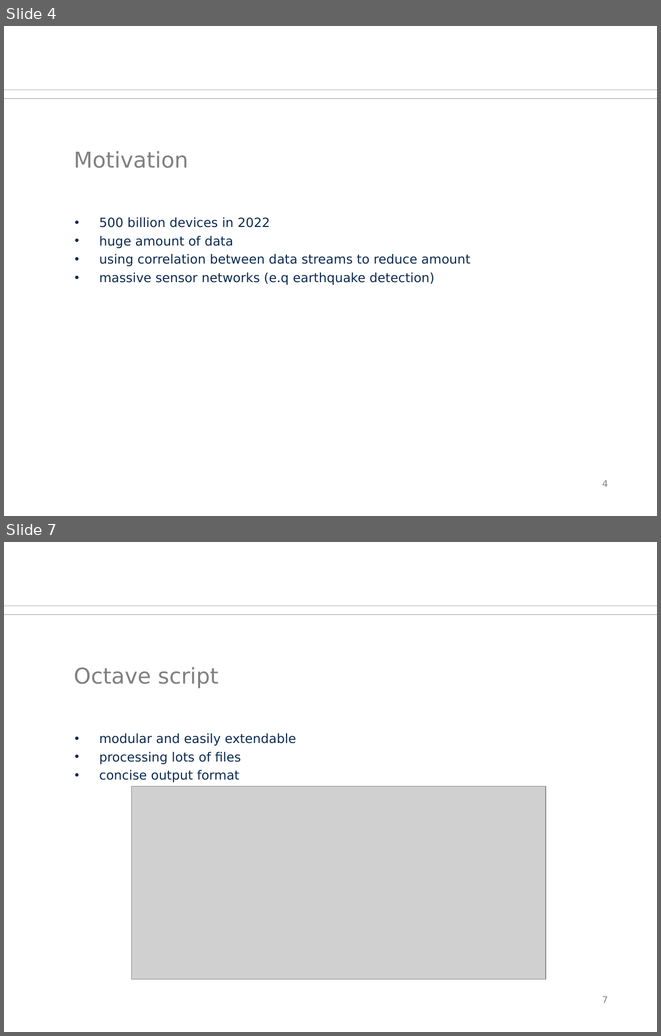
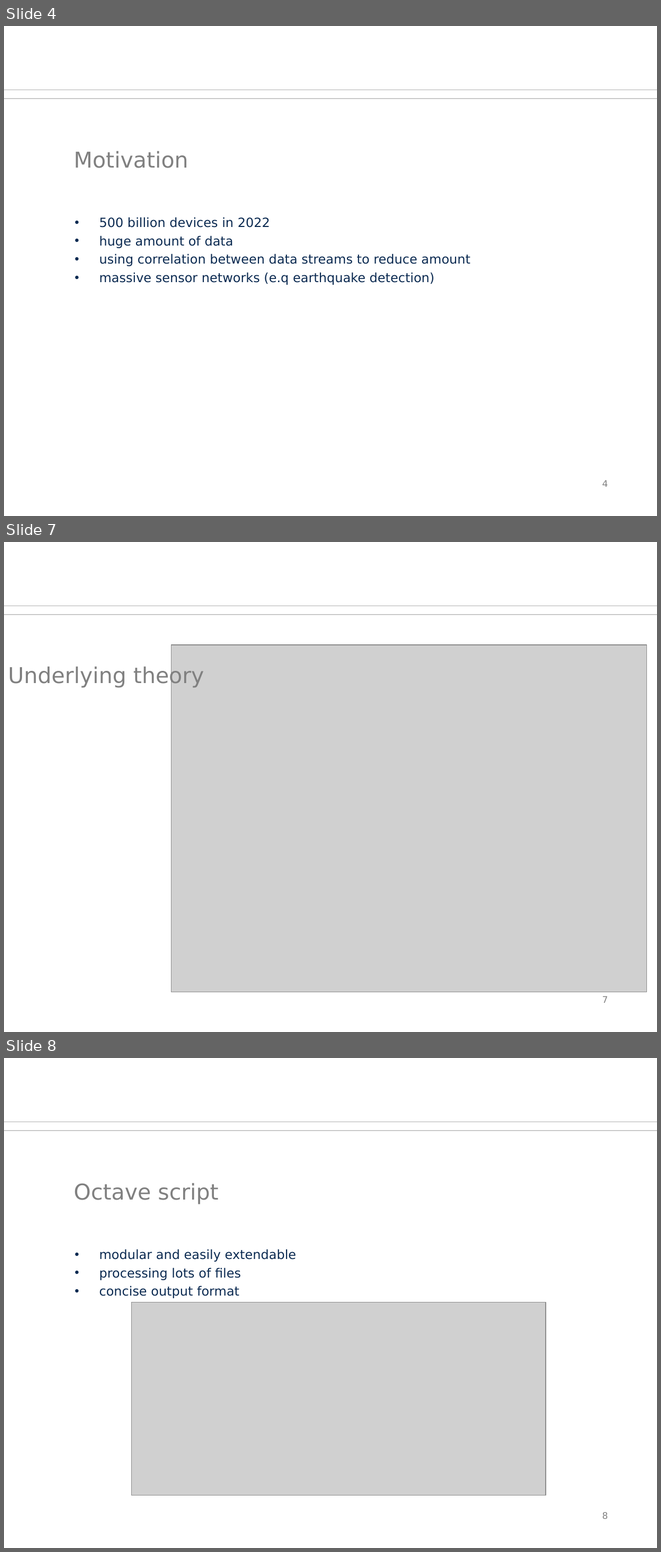
Before and after one commit to orgarten/Hauptseminar, a slide deck: Präsentation/btwf.odp. Shown one above the other, each under a label of ours: slides 4 and 7 before the commit, slides 4, 7 and 8 after it; the slides between them are not shown. The pictures are 661x1036 and 661x1552 pixels, drawn with LibreOffice and Linux fonts; fonts in the diff are those of the drawing; grey boxes stand for pictures; background and template pictures are left out. Boxes give left, top, right and bottom in pixels: in the first picture for what was removed or moved away, otherwise in the second. Text is boxed around its words. In the diff, an @@ line names an element or a change of style, - is before the commit and + after.

```diff
--- a/Präsentation/btwf.odp
+++ b/Präsentation/btwf.odp
@@ slide 7 added at <box>4,542,657,1032</box>, background #FFFFFF; not listed: 2 template elements that a slide beside it also shows @@
@@ picture added at <box>171,644,646,991</box> @@
@@ title added at <box>8,665,204,688</box>, 24 pt, text #808080 @@
+Underlying theory
@@ page number added at <box>602,996,608,1003</box>, 10 pt, text #808080 @@
+7
@@ what was slide 7 is now slide 8 @@
@@ page number at <box>602,1512,608,1519</box>: text changed @@
-7
+8
```
Also in this commit, not shown: 2 slides changed, 2 other files.
